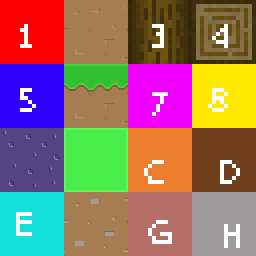
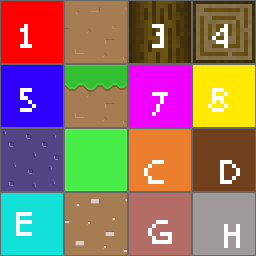
Before/after of a 256px x 256px layered artwork. What changed in the layer stack:
added layer "grid" above "bedrock.png" over [0, 0, 256, 256]
painted on "mineral.png" over [64, 199, 128, 252]
